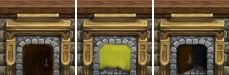
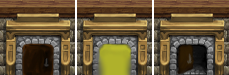
Comparing the layer stacks of the two 229x75 images. Changes:
painted on "Capa 2" over [95, 49, 133, 75]
